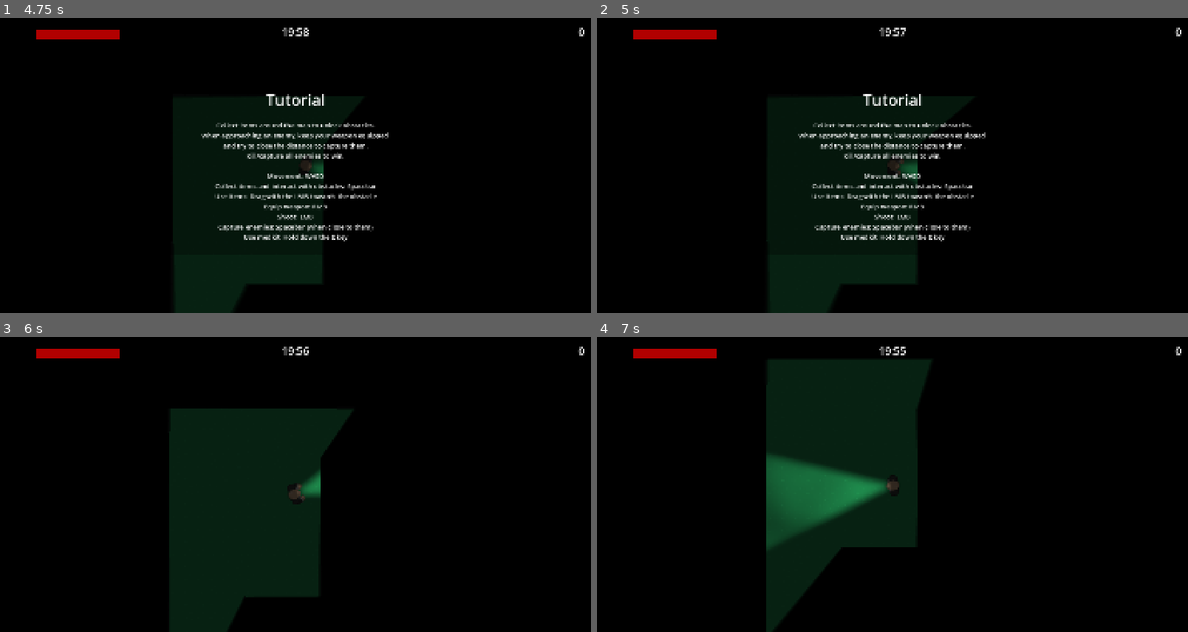
Above: before the commit, frames 1-4 (two rows, left to right).
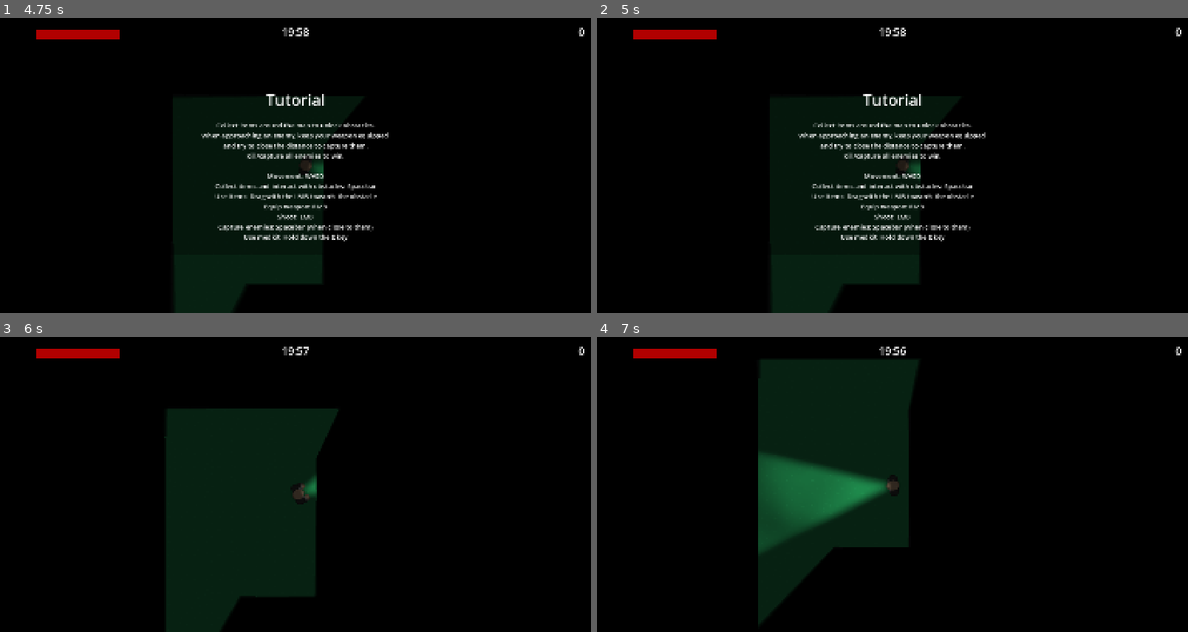
Above: after the commit, the same moments.

Repository: AltairGameStudio/Godot-Wild-Jam-93-Team-1
Game: Godot game, scene res://scenes/main_menu.tscn
The game is run twice, just before and just after one commit, with the same random seed, the same clock (stepped at 60 frames per second) and the same inputs. The engine's default icon, where the game draws it, is replaced by a stand-in: a white triangle on a blue panel in a dark square. Sound files missing from this copy of the repository are replaced by a short silence.
Inputs (mouse positions are in pixels of both pictures, inside the frame that each line leads up to):
- Up to frame 1 (4.75 s): click "Play" at 0.5 s; tap Enter (ui_accept) at 1.25, 1.52, 4.52 s; move the mouse to (425, 150) at 1.27 s; hold D (ui_right) 1.28-2 s; hold C (open_controls) 1.28-2 s; click (425, 150) at 1.42 s; drag from (177, 180) to (319, 162) at 2.02 s; tap C (open_controls) at 2.75, 3.05, 3.5, 4.25 s; move the mouse to (354, 100) at 2.77 s; hold D (ui_right) 2.78-3.5 s; hold E (heal) 2.78-3.5 s; drag from (265, 224) to (118, 121) at 3.52 s; move the mouse to (472, 209) at 4.27 s; hold A (ui_left) from 4.28 s (still down); hold C (open_controls) from 4.28 s (still down)
- Up to frame 2 (5 s): keep holding A (ui_left); keep holding C (open_controls); tap Escape (pause) at 4.9 s
- Up to frame 3 (6 s): release A (ui_left) at 5 s; release C (open_controls) at 5 s; drag from (118, 440) to (313, 487) at 5.02 s; tap Enter (ui_accept) at 5.75 s; move the mouse to (325, 484) at 5.77 s; hold S (ui_down) from 5.78 s (still down); hold C (open_controls) from 5.78 s (still down); click (325, 484) at 5.92 s
- Up to frame 4 (7 s): release S (ui_down) at 6.5 s; release C (open_controls) at 6.5 s; drag from (803, 410) to (774, 499) at 6.52 s

Frame 1 is identical in both runs. In frame 2, 0.2% of the frame differs, in the area x 49-55%, y 3-87%; in frame 3, 1.0%; in frame 4, 2.6%, in the area x 27-57%, y 3-100%.

Commit message:
Adjust pause behaviour

Diff:
--- a/scripts/controls_screen.gd
+++ b/scripts/controls_screen.gd
@@ -15,4 +15,6 @@
 func toggle_controls() -> void:
 	visible = !visible
 	# Pausa o jogo enquanto o tutorial estiver aberto
+	if $/root/World/HUD/PauseMenu.visible:
+		return # Se o menu de pausa já estiver aberto, não muda o estado de pausa
 	get_tree().paused = visible
--- a/scripts/pause_menu.gd
+++ b/scripts/pause_menu.gd
@@ -9,6 +9,9 @@
 	get_tree().paused = false
 
 func _input(event: InputEvent) -> void:
+	if $/root/World/HUD/ControlsScreen.visible:
+		return # Se o tutorial já estiver aberto, não processa o input de pausa
+
 	if event.is_action_pressed("pause"):
 		resume()
 		get_viewport().set_input_as_handled()
